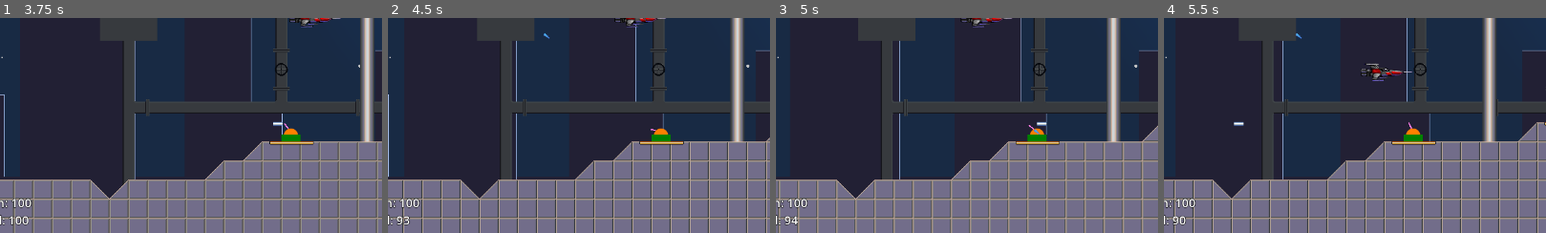
Above: before the commit, frames 1-4 (left to right).
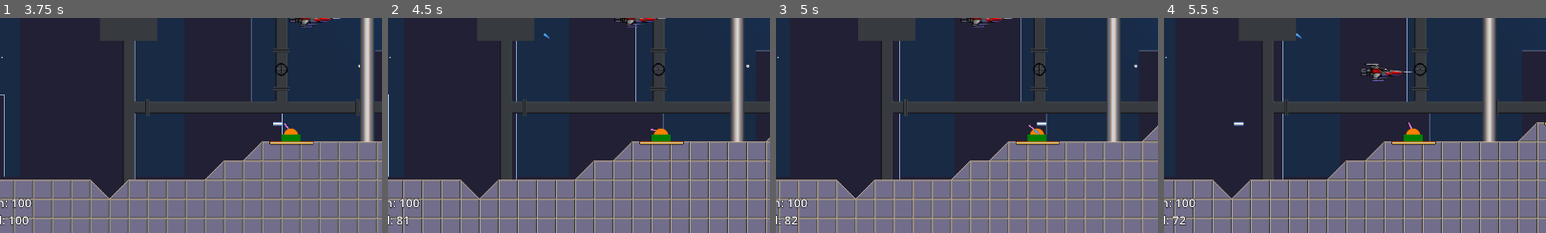
Above: after the commit, the same moments.

Repository: claesrosell/simple-shootemup
Game: Godot game, scene res://game.tscn
Same seed, same stepped clock (60 frames per second), same inputs: the game is played once before the commit and once after it.
Inputs:
- Up to frame 1 (3.75 s): hold D (player1_right) 0.53-1.28 s; tap Space (player1_fire) every 0.75 s from 0.6 to 3.6 s; hold S (player1_down) 1.28-2.03 s; hold D (player1_right) 2.03-2.78 s; hold W (player1_up) 2.78-3.53 s; hold A (player1_left) from 3.53 s (still down)
- Up to frame 2 (4.5 s): keep holding A (player1_left); tap Space (player1_fire) at 4.35 s
- Up to frame 3 (5 s): keep holding A (player1_left)
- Up to frame 4 (5.5 s): release A (player1_left) at 5.03 s; hold S (player1_down) from 5.03 s (still down); tap Space (player1_fire) at 5.1 s
The pictures show only the part of the screen within x 5-55%, y 50-100%; the shares and areas given below are measured in that part.

Frame 1 is identical in both runs. In frame 2, 0.1% of the frame differs, in the area x 2-6%, y 92-97%; in frame 3, 0.1%; in frame 4, 0.1%.

Commit message:
Small changes to the damage system

Diff:
--- a/enemy_bullet.gd
+++ b/enemy_bullet.gd
@@ -24,4 +24,4 @@
 
 func _on_body_entered(body: Node2D) -> void:
 	if body is Hero:
-		body.apply_damage(4)
+		body.apply_damage(10)
--- a/hero.gd
+++ b/hero.gd
@@ -94,13 +94,14 @@
 		print("Death")
 
 func _modify_health(health_value:int):
-	self.health = health_value
+	self.health = max(0, health_value)
 	self.health_updated.emit(self.health)
 
 func _modify_shield(shield_value:int):
-	self.shield = shield_value
+	self.shield = max(0, shield_value)
 	self.shield_updated.emit(self.shield)
 
 
 func _on_shield_timer_timeout() -> void:
-	_modify_shield( clamp(self.shield + 1, 0, 100) )	# Increase shield with 1
+	if self.health > 0:
+		_modify_shield( clamp(self.shield + 1, 0, 100) )	# Increase shield with 1
